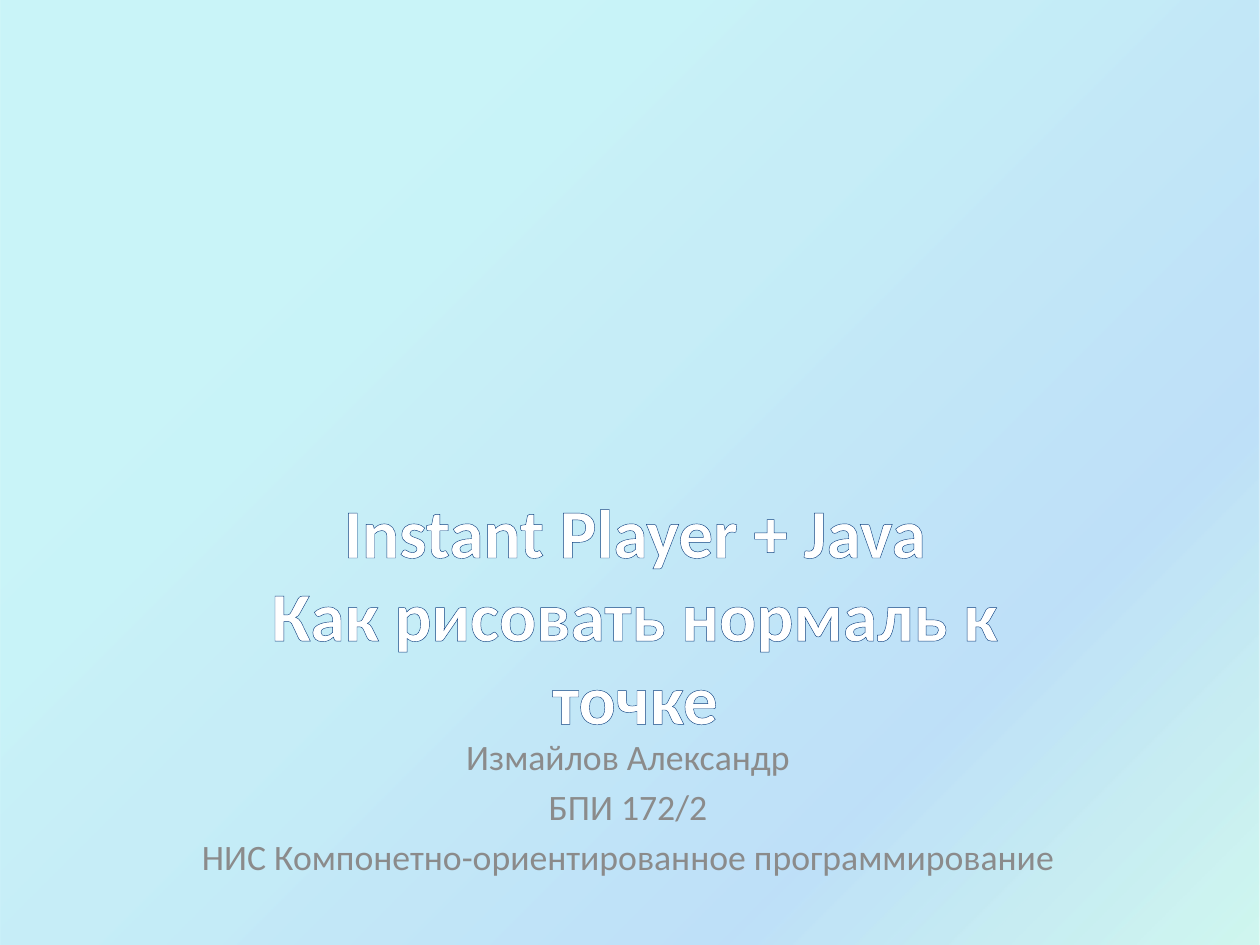
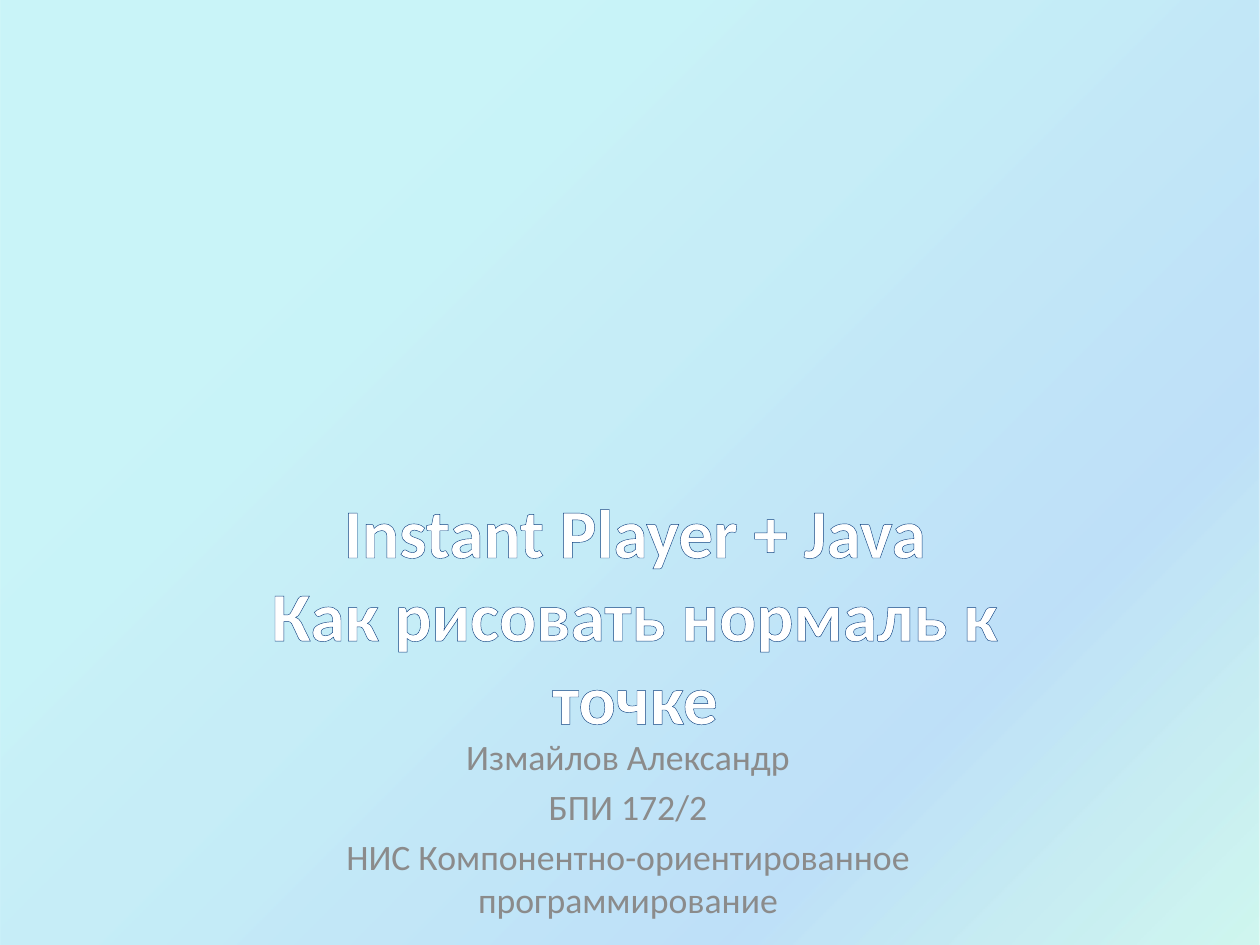
Before and after one commit to zinoviy23/instantreality-script-test, a slide deck: slide 1 of Instant Player + Java.pptx. Drawn at 1260x945 pixels with LibreOffice and Linux fonts; fonts in the diff are those of the drawing; background and template pictures are left out. Boxes give left, top, right and bottom in pixels: in the first picture for what was removed or moved away, otherwise in the second. Text is boxed around its words. In the diff, an @@ line names an element or a change of style, - is before the commit and + after.

```diff
--- a/Instant Player + Java.pptx
+++ b/Instant Player + Java.pptx
@@ subtitle at box(346, 847, 909, 919): text changed @@
-НИС Компонетно-ориентированное программирование
+НИС Компонентно-ориентированное программирование
```
Also in this commit, not shown: 1 other file.
